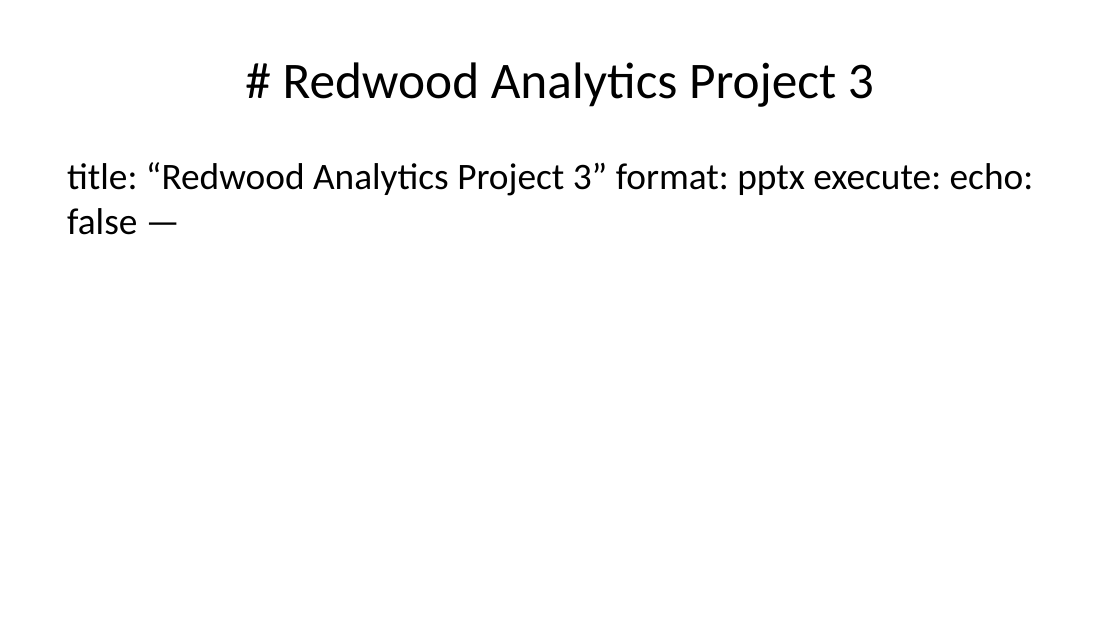
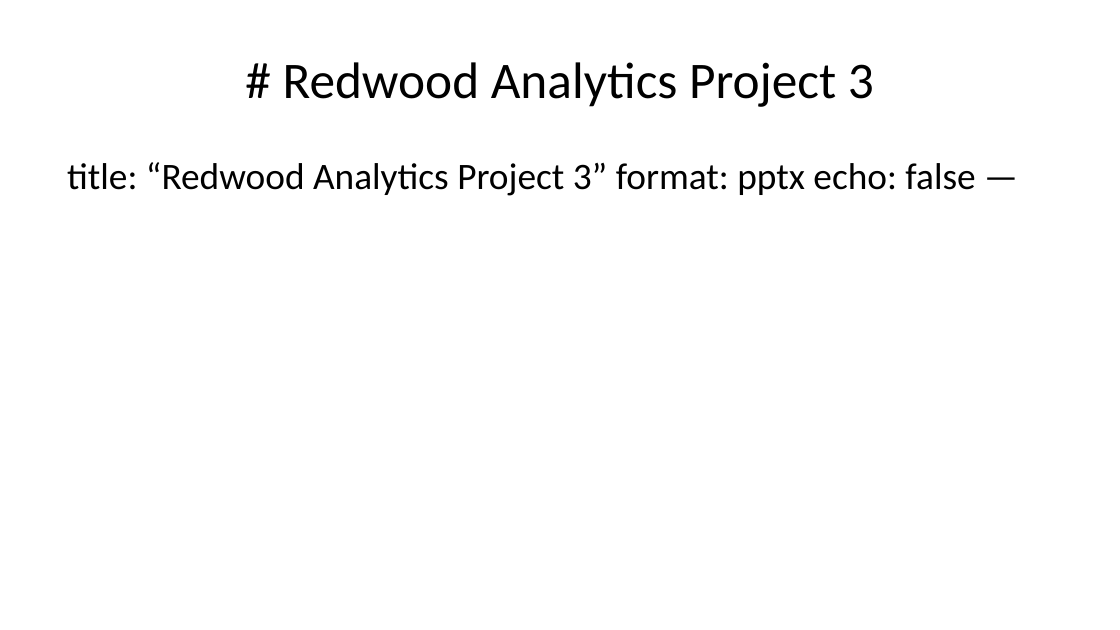
Before and after one commit to deancallahan25/Redwood-Analytics-Portfolio, a slide deck: slide 2 of Project-3/presentation.pptx. Drawn at 1120x630 pixels with LibreOffice and Linux fonts; fonts in the diff are those of the drawing. Boxes give left, top, right and bottom in pixels: in the first picture for what was removed or moved away, otherwise in the second. Text is boxed around its words. In the diff, an @@ line names an element or a change of style, - is before the commit and + after.

```diff
--- a/Project-3/presentation.pptx
+++ b/Project-3/presentation.pptx
@@ text at bbox=[67, 162, 975, 196]: text changed @@
-title: “Redwood Analytics Project 3” format: pptx execute: echo: false —
+title: “Redwood Analytics Project 3” format: pptx echo: false —
```
Also in this commit, not shown: 1 other slide changed, 1 slide added, 5 other files.
